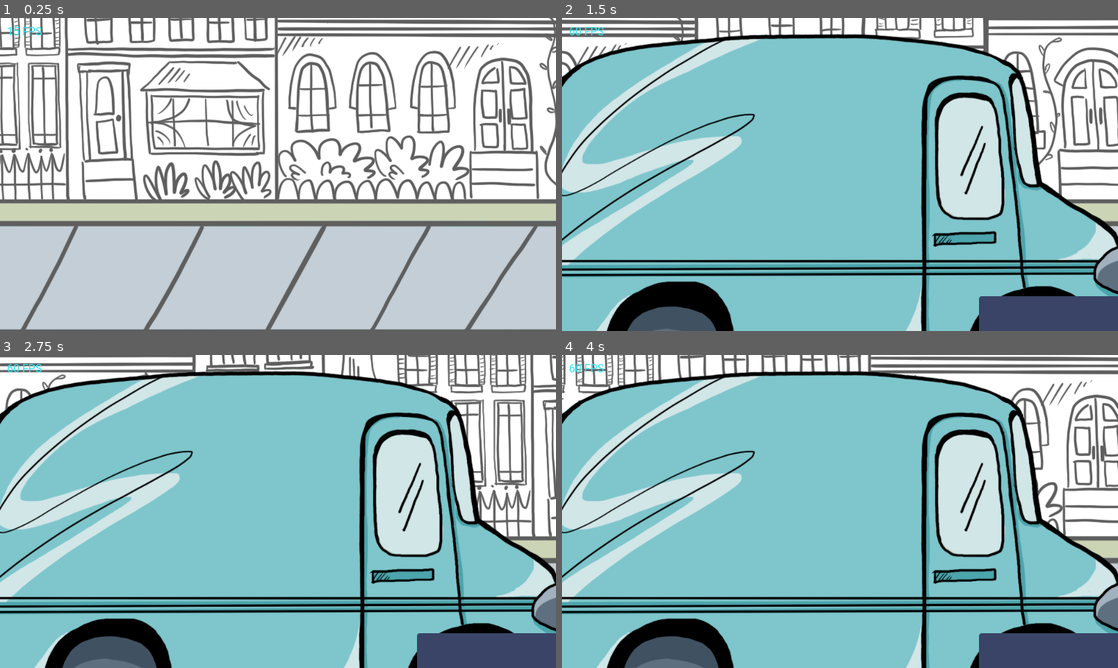
Above: before the commit, frames 1-4 (two rows, left to right).
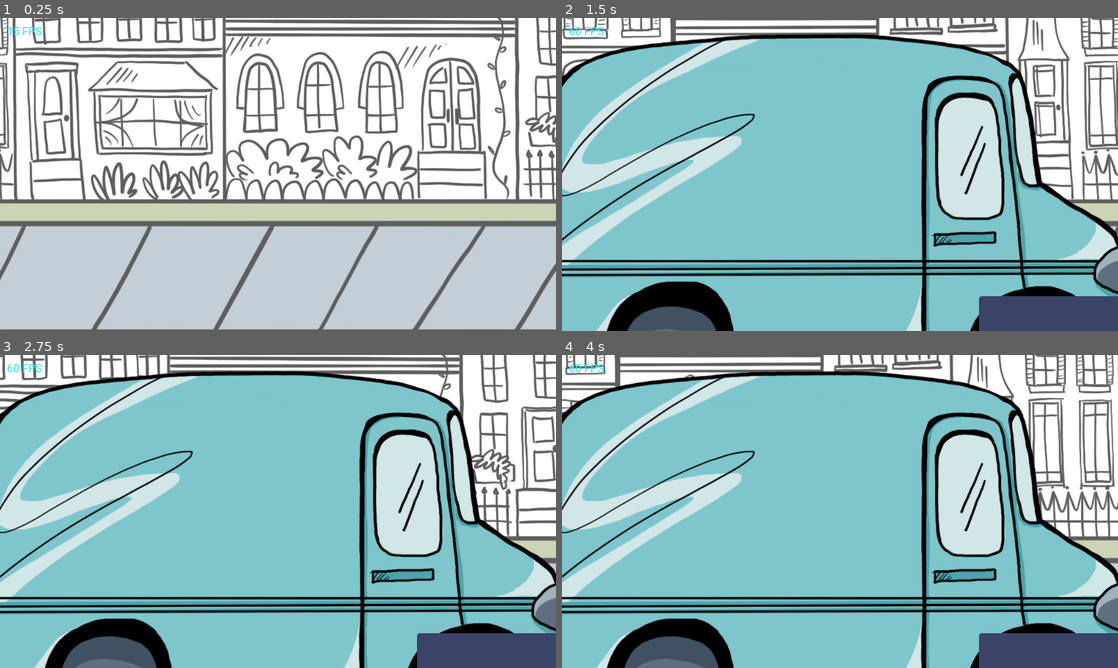
Above: after the commit, the same moments.

Repository: Bloodyaugust/ld-53
Game: Godot game, scene res://scenes/main.tscn
Two runs of this game, one before a commit and one after it. Both use one fixed random seed, a clock stepped at 60 frames per second and the inputs below. The engine's default icon, where the game draws it, is replaced by a stand-in: a white triangle on a blue panel in a dark square.
Inputs (mouse positions are in pixels of both pictures, inside the frame that each line leads up to):
- Up to frame 1 (0.25 s): no input
- Up to frame 2 (1.5 s): move the mouse to (962, 158) at 0.52 s; hold Right (ui_right) 0.53-1.25 s; click (962, 158) at 0.67 s; drag from (728, 190) to (812, 237) at 1.27 s
- Up to frame 3 (2.75 s): move the mouse to (333, 442) at 2.02 s; hold Right (ui_right) from 2.03 s (still down)
- Up to frame 4 (4 s): release Right (ui_right) at 2.75 s; drag from (812, 574) to (673, 464) at 2.77 s; move the mouse to (1006, 558) at 3.52 s; hold Left (ui_left) from 3.53 s (still down)

The runs differ from the first frame. In frame 1, 28% of the frame differs, in the area x 0-100%, y 0-100%; in frame 2, 7.5%; in frame 3, 7.9%; in frame 4, 8.1%.

Commit message:
Lots of tweaks to player jumping and speed
- Add animation for player

Diff:
--- a/actors/Obstacle.gd
+++ b/actors/Obstacle.gd
@@ -1,4 +1,4 @@
-extends Sprite2D
+extends Node2D
 
 @onready var _area2d: Area2D = %Area2D
 
--- a/actors/Obstacle.tscn
+++ b/actors/Obstacle.tscn
@@ -1,20 +1,22 @@
 [gd_scene load_steps=4 format=3 uid="uid://d1ofs7std6p1f"]
 
-[ext_resource type="Texture2D" uid="uid://4typrc2p2rra" path="res://icon.png" id="1_dir3t"]
+[ext_resource type="Texture2D" uid="uid://dgyf063ak6pgk" path="res://sprites/ball.png" id="2_3nay2"]
 [ext_resource type="Script" path="res://actors/Obstacle.gd" id="2_5jtyl"]
 
-[sub_resource type="RectangleShape2D" id="RectangleShape2D_olgkw"]
-size = Vector2(57, 58)
+[sub_resource type="CircleShape2D" id="CircleShape2D_vna61"]
+radius = 40.5123
 
-[node name="Obstacle" type="Sprite2D"]
-modulate = Color(1, 0.301961, 0.301961, 1)
+[node name="Obstacle" type="Node2D"]
 position = Vector2(0, 150)
-texture = ExtResource("1_dir3t")
 script = ExtResource("2_5jtyl")
+
+[node name="Sprite2D" type="Sprite2D" parent="."]
+scale = Vector2(0.25, 0.25)
+texture = ExtResource("2_3nay2")
 
 [node name="Area2D" type="Area2D" parent="." groups=["obstacle"]]
 unique_name_in_owner = true
 
 [node name="CollisionShape2D" type="CollisionShape2D" parent="Area2D"]
-position = Vector2(0.5, -1)
-shape = SubResource("RectangleShape2D_olgkw")
+position = Vector2(-1, -5)
+shape = SubResource("CircleShape2D_vna61")
--- a/actors/Player.gd
+++ b/actors/Player.gd
@@ -13,6 +13,7 @@
 
 @onready var _area2D: Area2D = %PlayerArea
 @onready var _health: int = data.health
+@onready var _sprite: AnimatedSprite2D = %PlayerSprite
 @onready var _truck: Node2D = %Truck
 
 var _state: STATES = STATES.RUNNING
@@ -23,6 +24,7 @@
   if _tween:
     _tween.kill()
 
+  _sprite.pause()
   _tween = create_tween().set_trans(Tween.TRANS_QUAD).set_ease(Tween.EASE_OUT)
 
   match _state:
@@ -40,7 +42,10 @@
     STATES.DOUBLEJUMPING:
       _tween.tween_property(self, "position", Vector2(position.x, 0), data.jump_time_to_fall * 2)
 
-  _tween.tween_callback(func(): _state = STATES.RUNNING)
+  _tween.tween_callback(func():
+    _state = STATES.RUNNING
+    _sprite.play("default")
+  )
 
 func _on_area_2d_entered(area: Area2D) -> void:
   if area.is_in_group("obstacle"):
@@ -54,11 +59,15 @@
       Store.state.move_speed = 0.0
       Store.set_state("game", GameConstants.GAME_ENDING)
     else:
+      _sprite.pause()
       _state = STATES.TRIPPING
       _tween = create_tween().set_trans(Tween.TRANS_CUBIC)
 
       _tween.tween_property(self, "global_position", Vector2(global_position.x, 0.0), 0.15)
-      _tween.tween_callback(func(): _state = STATES.RUNNING)
+      _tween.tween_callback(func():
+        _state = STATES.RUNNING
+        _sprite.play("default")
+      )
 
   if area.is_in_group("dropoff"):
     Store.set_state("packages", Store.state.packages + 1)
@@ -87,6 +96,7 @@
           _tween.tween_property(self, "position", Vector2(-600.0, 0.0), 1.0)
           _tween.tween_callback(func():
             _state = STATES.RUNNING
+            _sprite.play("default")
 
             Store.set_state("game", GameConstants.GAME_IN_PROGRESS)
           )
@@ -104,6 +114,8 @@
 
   match _state:
     STATES.RUNNING:
+      _sprite.speed_scale = Store.state.move_speed / data.max_move_speed
+
       if Input.is_action_just_pressed("move_up"):
         _jump()
     STATES.JUMPING:
--- a/data/base_player_data.tres
+++ b/data/base_player_data.tres
@@ -8,6 +8,6 @@
 jump_height = 180.0
 jump_time_to_apex = 0.45
 jump_time_to_fall = 0.3
-jump_time_to_double_after_apex = 0.1
-time_to_max_move_speed = 0.5
-max_move_speed = 500.0
+jump_time_to_double_after_apex = 0.2
+time_to_max_move_speed = 2.5
+max_move_speed = 800.0
--- a/scenes/main.tscn
+++ b/scenes/main.tscn
@@ -1,16 +1,21 @@
-[gd_scene load_steps=19 format=3 uid="uid://bfjaqu2i4i63i"]
+[gd_scene load_steps=24 format=3 uid="uid://bfjaqu2i4i63i"]
 
 [ext_resource type="Script" path="res://views/FPS.gd" id="1"]
-[ext_resource type="Texture2D" uid="uid://chvjlwqgjsh08" path="res://sprites/player/player.png" id="1_ynb2x"]
 [ext_resource type="Theme" uid="uid://co811ue55i33m" path="res://resources/base_theme.tres" id="2_1ffbx"]
 [ext_resource type="Script" path="res://actors/Player.gd" id="2_2opep"]
+[ext_resource type="Texture2D" uid="uid://m1ydtfvcivan" path="res://sprites/player/man1.png" id="3_ke3ru"]
 [ext_resource type="Resource" uid="uid://tsqf267nyyx7" path="res://data/base_player_data.tres" id="3_o2wyl"]
 [ext_resource type="Script" path="res://views/MainMenu.gd" id="4"]
+[ext_resource type="Texture2D" uid="uid://di3bdtj4s4q3a" path="res://sprites/player/man2.png" id="4_b4grh"]
 [ext_resource type="Texture2D" uid="uid://bpmkijjlkgnri" path="res://sprites/truck/truck1.png" id="4_d7i24"]
 [ext_resource type="Script" path="res://actors/Truck.gd" id="4_po0hw"]
 [ext_resource type="PackedScene" path="res://lib/BetterCam.tscn" id="5"]
+[ext_resource type="Texture2D" uid="uid://crcwxrlvujk6w" path="res://sprites/player/man3.png" id="5_ag63u"]
 [ext_resource type="Texture2D" uid="uid://bhgijg3ck2bga" path="res://sprites/truck/truck2.png" id="5_y3wc5"]
+[ext_resource type="Texture2D" uid="uid://dymlkxaakksjn" path="res://sprites/player/man4.png" id="6_k6x3b"]
+[ext_resource type="Texture2D" uid="uid://de18d8gtcub5l" path="res://sprites/player/man5.png" id="7_3qepf"]
 [ext_resource type="Script" path="res://views/About.gd" id="7_xk6j8"]
+[ext_resource type="Texture2D" uid="uid://c120vgsoqip7u" path="res://sprites/player/man6.png" id="8_651np"]
 [ext_resource type="PackedScene" uid="uid://dkebah7fnyvlo" path="res://actors/BackgroundChunks/Chunk-1.tscn" id="9_7rlw0"]
 [ext_resource type="Script" path="res://scripts/controllers/ChunkController.gd" id="10_4x66y"]
 [ext_resource type="Script" path="res://views/Results.gd" id="13_pcmex"]
@@ -20,11 +25,26 @@
 animations = [{
 "frames": [{
 "duration": 1.0,
-"texture": ExtResource("1_ynb2x")
+"texture": ExtResource("3_ke3ru")
+}, {
+"duration": 1.0,
+"texture": ExtResource("4_b4grh")
+}, {
+"duration": 1.0,
+"texture": ExtResource("5_ag63u")
+}, {
+"duration": 1.0,
+"texture": ExtResource("6_k6x3b")
+}, {
+"duration": 1.0,
+"texture": ExtResource("7_3qepf")
+}, {
+"duration": 1.0,
+"texture": ExtResource("8_651np")
 }],
 "loop": true,
 "name": &"default",
-"speed": 5.0
+"speed": 10.0
 }]
 
 [sub_resource type="RectangleShape2D" id="RectangleShape2D_d80xq"]
@@ -52,10 +72,13 @@
 script = ExtResource("2_2opep")
 data = ExtResource("3_o2wyl")
 
-[node name="AnimatedSprite2D" type="AnimatedSprite2D" parent="Player"]
+[node name="PlayerSprite" type="AnimatedSprite2D" parent="Player"]
+unique_name_in_owner = true
 scale = Vector2(0.25, 0.25)
 sprite_frames = SubResource("SpriteFrames_opsxp")
 autoplay = "default"
+frame = 2
+frame_progress = 0.996353
 
 [node name="PlayerArea" type="Area2D" parent="Player"]
 unique_name_in_owner = true
Binary file added: sprites/ball.png
Not shown, added: sprites/ball.png.import
Binary file added: sprites/dog.png
Not shown, added: sprites/dog.png.import
Binary file added: sprites/player/man1.png
Not shown, added: sprites/player/man1.png.import
Binary file added: sprites/player/man2.png
Not shown, added: sprites/player/man2.png.import
Binary file added: sprites/player/man3.png
Not shown, added: sprites/player/man3.png.import
Binary file added: sprites/player/man4.png
Not shown, added: sprites/player/man4.png.import
(and 4 more such lines)
